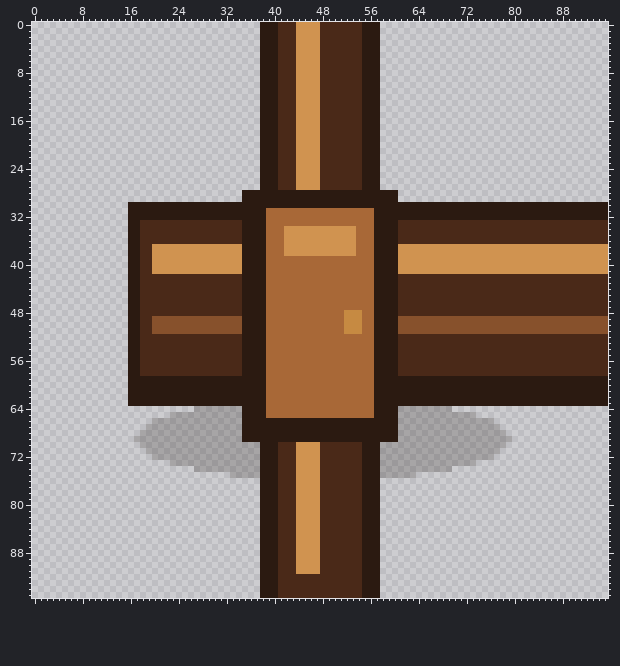
Pixel-art file: assets/source/aseprite/objects/placeables_96/door_closed_corner-up-right_96.aseprite. That is the earlier state.
96x96 pixels, 1 frame.
After the commit:
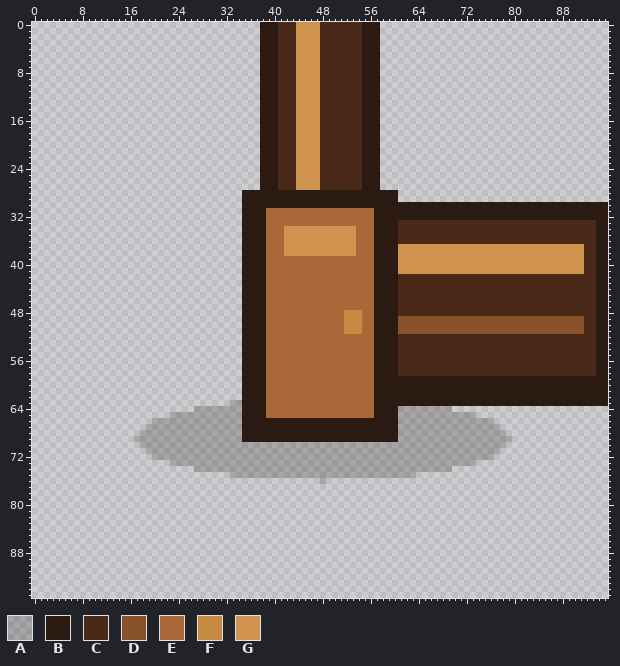
Palette (. is transparent): A #1b120d37  B #2b1a11  C #4a2918  D #87512c  E #a86837  F #c68a42  G #d09350
Edits made:
y 30..32: x 16..34 BBBBBBBBBBBBBBBBBBB -> ...................
y 33..36: x 16..34 BBCCCCCCCCCCCCCCCCC -> ...................; x 94..95 CC -> BB
y 37..41: x 16..34 BBCCGGGGGGGGGGGGGGG -> ...................; x 92..95 GGGG -> CCBB
y 42..48: x 16..34 BBCCCCCCCCCCCCCCCCC -> ...................; x 94..95 CC -> BB
y 49..51: x 16..34 BBCCDDDDDDDDDDDDDDD -> ...................; x 92..95 DDDD -> CCBB
y 52..58: x 16..34 BBCCCCCCCCCCCCCCCCC -> ...................; x 94..95 CC -> BB
y 59..62: x 16..34 BBBBBBBBBBBBBBBBBBB -> ...................
y 63: x 16..34 BBBBBBBBBBBBBBBBBBB -> .................AA
y 70..75: x 38..57 BBBCCCGGGGCCCCCCCBBB -> AAAAAAAAAAAAAAAAAAAA
y 76: x 38..57 BBBCCCGGGGCCCCCCCBBB -> ..........A.........
y 77..91: x 38..57 BBBCCCGGGGCCCCCCCBBB -> ....................
y 92..95: x 38..57 BBBCCCCCCCCCCCCCCBBB -> ....................
Changed places in both pictures, as pixel boxes (x1, y1, x2, y2):
changed: (128, 202, 242, 406)
changed: (584, 220, 608, 376)
changed: (260, 442, 380, 598)
